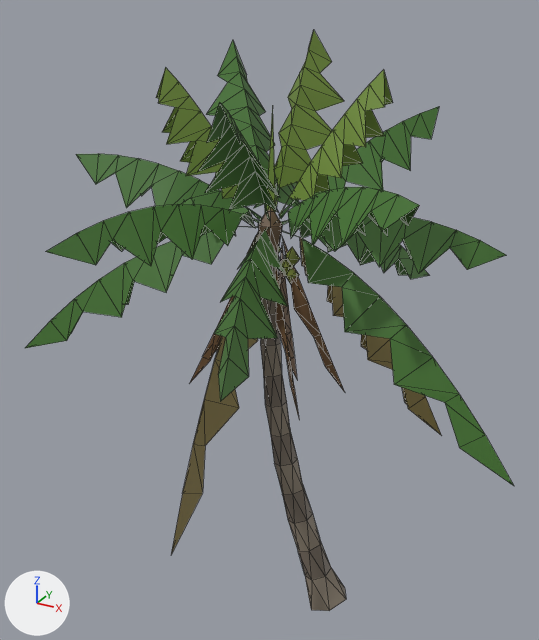
Two versions of the FBX model FBX/SM_Palm_Coco_A.fbx, one commit apart.
Camera for both pictures: a 50 mm lens placed at (4.03, -9.5, 9.94), pointed at (-1.59, 0.71, 4.83). Arrows for +X, +Y and +Z are at lower left; the lights stay in place. The first picture is the older version. Mesh edges are drawn as thin lines. Objects named as collision shapes, trigger or cutter boxes, shadow casters or lower levels of detail are left out. Where no turn or scale is listed for an object, it has been applied to the vertices.

The first picture shows 'SM_Palm_Coco_A_LOD0'.
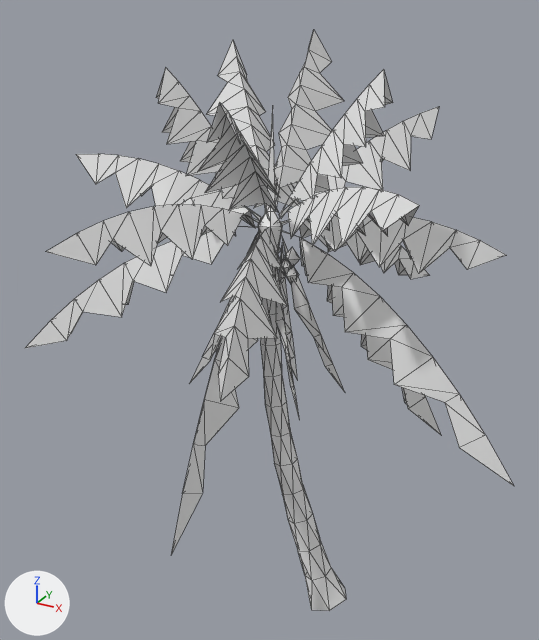
Edits to the scene script, one JSON object a line:
```json
{"op": "set", "path": "mat_mi_palm_dead.base_color", "old": "(0.17, 0.09, 0.035)", "new": "(0.8, 0.8, 0.8)", "note": "brown #735535 -> white #e7e7e7"}
{"op": "set", "path": "mat_mi_palm_frond.base_color", "old": "(0.06, 0.18, 0.03)", "new": "(0.8, 0.8, 0.8)", "note": "dark green #457630 -> white #e7e7e7"}
{"op": "set", "path": "mat_mi_palm_husk.base_color", "old": "(0.13, 0.08, 0.04)", "new": "(0.8, 0.8, 0.8)", "note": "brown #655038 -> white #e7e7e7"}
{"op": "set", "path": "mat_mi_palm_old.base_color", "old": "(0.22, 0.17, 0.05)", "new": "(0.8, 0.8, 0.8)", "note": "yellow #81733f -> white #e7e7e7"}
{"op": "set", "path": "mat_mi_palm_trunka.base_color", "old": "(0.24, 0.2, 0.15)", "new": "(0.8, 0.8, 0.8)", "note": "brown #867c6c -> white #e7e7e7"}
{"op": "set", "path": "mat_mi_palm_trunkb.base_color", "old": "(0.16, 0.13, 0.1)", "new": "(0.8, 0.8, 0.8)", "note": "brown #6f6559 -> white #e7e7e7"}
{"op": "set", "path": "mat_mi_palm_young.base_color", "old": "(0.17, 0.28, 0.04)", "new": "(0.8, 0.8, 0.8)", "note": "green #739038 -> white #e7e7e7"}
{"op": "set", "path": "mat_mi_palm_nut.base_color", "old": "(0.2, 0.25, 0.04)", "new": "(0.8, 0.8, 0.8)", "note": "green #7c8938 -> white #e7e7e7"}
{"block": "me_sm_palm_coco_a", "where": "me_sm_palm_coco_a.from_pydata(...)  # 727 vertices, 921 faces; spans x -5.23..2.81, y -2.98..4.62, z -0.15..9.41"}
{"block": "me_sm_palm_coco_a", "where": "# used by ob_sm_palm_coco_a_lod0; location = (0.0, 0.0, 0.0)"}
{"block": "me_sm_palm_coco_a", "change": "me_sm_palm_coco_a part 1"}
{"op": "set", "path": "me_sm_palm_coco_a.vertices[283].co", "old": "(0.62, 1.82, 3.15)", "new": "(1.14, 2.32, 2.47)", "note": "pixel (408, 408) -> pixel (441, 435)"}
{"op": "set", "path": "me_sm_palm_coco_a.vertices[284].co", "old": "(1.14, 2.32, 2.47)", "new": "(0.62, 1.82, 3.15)", "note": "pixel (441, 435) -> pixel (408, 408)"}
```

Changed parts and their boxes [x1, y1, x2, y2] in the pictures (539 x 640 px; the box of a moved part takes in the faces that stretch with it):
```json
{"object": "SM_Palm_Coco_A_LOD0", "change": "recoloured, reshaped", "before": [25, 30, 514, 611], "after": [25, 30, 514, 611], "on screen": "green to white"}
{"part": 1, "of": "me_sm_palm_coco_a", "change": "moved or reshaped", "before": [404, 388, 442, 436], "after": [404, 388, 442, 436]}
```
